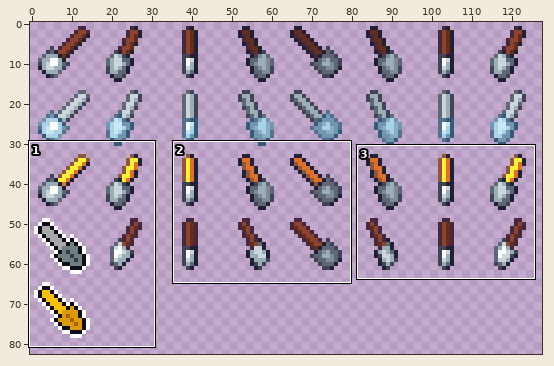
One commit to this pixel-art file: gfx/items.aseprite. The picture above shows the old version from afar; the outline marks the close-up.
Close-up. Old version:
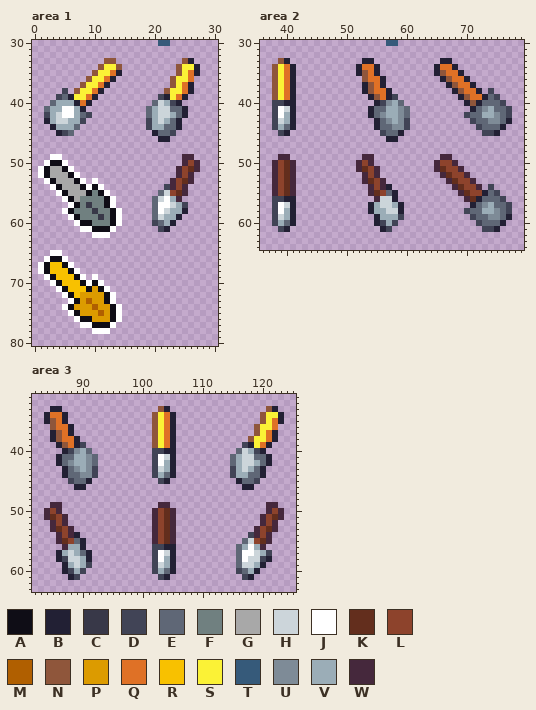
128x128 pixels, 1 frame. Shown: area 1: x 0..30, y 30..80; area 2: x 36..79, y 30..64; area 3: x 82..125, y 31..63. The wide view leaves out empty margins.
Palette (. is transparent): A #0f0d16  B #222034  C #383848  D #414456  E #5f6776  F #708080  G #a8a8a8  H #ccd5da  J #ffffff  K #632e1d  L #8d432c  M #b05f00  N #8f563b  P #dc9b00  Q #df7126  R #f8c100  S #fbf236  T #365a7a  U #7e8b97  V #9badb7  W #45283c
New version:
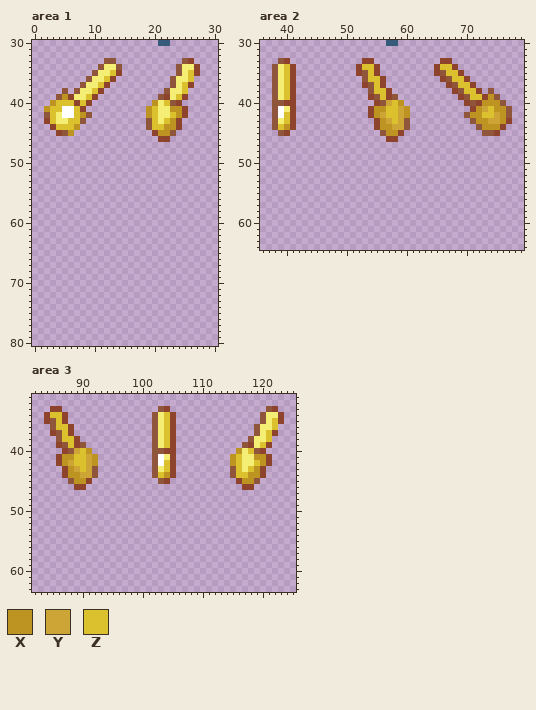
Colours new in this view: X #bd9421  Y #cda536  Z #dcc12e
From old to new:
colour S: #fbf236 -> #f4ee74
Area 1:
y 33: x 26 B -> L
y 34: x 27 B -> L
y 35: x 13..14 QB -> ZL; x 26..27 QB -> ZL
y 36: x 12..13 QB -> ZL; x 26 Q -> Z
y 37: x 11..12 QB -> ZL; x 25..26 QB -> ZL
y 38: x 5 D -> N; x 10..11 QB -> ZL; x 25..26 QB -> Z.
y 39: x 4..6 DEB -> NXL; x 9..10 QB -> ZL; x 21..22 DB -> NL; x 24..25 QB -> ZL
y 40: x 3..9 EVVVBQB -> XZZZLZL; x 20..24 EHVDB -> XSZNL
y 41: x 2..4 EVV -> XZZ; x 7..8 VB -> ZL; x 19..25 EVHHEEB -> XZSSXXL
y 42: x 2..4 DVH -> NZS; x 7..9 VED -> ZXN; x 19..25 EVHHVEB -> XZSSZXL
y 43: x 2..8 BVHHVVD -> LZSSZZN; x 19..24 DVHVEB -> NZSZXL
y 44: x 3..7 BVVVE -> LZZZX; x 19..24 DVVEEB -> NZZXXL
y 45: x 4..6 BDE -> LNX; x 20..23 BEED -> LXXN
y 46: x 21..22 BB -> LL
y 49: x 3..4 JJ -> ..; x 25..26 WW -> ..
y 50: x 2..5 JAAJ -> ....; x 25..27 WLW -> ...
y 51: x 1..6 JAGGAJ -> ......; x 24..27 WLKW -> ....
y 52: x 1..7 JAGGGAJ -> .......; x 24..26 WLW -> ...
y 53: x 2..8 JAGGGAJ -> .......; x 10 J -> .; x 23..26 WLKW -> ....
y 54: x 3..11 JAGGGAJAJ -> .........; x 22..25 DWLW -> ....
y 55: x 4..12 JAGGGAFAJ -> .........; x 21..25 EHLKW -> .....
y 56: x 5..13 JAGFFFFAJ -> .........; x 20..24 EHJVW -> .....
y 57: x 6..13 JAFCFFAJ -> ........; x 20..25 EJJHVD -> ......
y 58: x 5..14 JAFFFCFFAJ -> ..........; x 20..25 EJHVVB -> ......
y 59: x 6..14 JAFFFCFAJ -> .........; x 20..24 EHVVB -> .....
y 60: x 7..14 JAAFFFAJ -> ........; x 20..23 DEVB -> ....
y 61: x 8..13 JJAAAJ -> ......; x 21..22 DB -> ..
y 62: x 10..12 JJJ -> ...
y 65: x 3..4 JJ -> ..
y 66: x 2..5 JAAJ -> ....
y 67: x 1..6 JARRAJ -> ......
y 68: x 1..7 JARRRAJ -> .......
y 69: x 2..8 JARRRAJ -> .......; x 10 J -> .
y 70: x 3..11 JARRRAJAJ -> .........
y 71: x 4..12 JARRRAPAJ -> .........
y 72: x 5..13 JARPPPPAJ -> .........
y 73: x 6..13 JAPMPPAJ -> ........
y 74: x 5..14 JAPPPMPPAJ -> ..........
y 75: x 6..14 JAPPPMPAJ -> .........
y 76: x 7..14 JAAPPPAJ -> ........
y 77: x 8..13 JJAAAJ -> ......
y 78: x 10..12 JJJ -> ...
Area 2:
y 33: x 40 B -> L; x 53..54 BB -> LL; x 66..67 BB -> LL
y 34: x 40..41 QB -> ZL; x 52..55 BQQB -> LZZL; x 65..68 BQQB -> LZZL
y 35: x 40..41 QB -> ZL; x 52 B -> L; x 54..55 QB -> ZL; x 65 B -> L; x 67..69 QQB -> ZZL
y 36: x 40..41 QB -> ZL; x 54..56 QQB -> ZZL; x 66 B -> L; x 68..70 QQB -> ZZL
y 37: x 40..41 QB -> ZL; x 53 B -> L; x 55..56 QB -> ZL; x 67 B -> L; x 69..71 QQB -> ZZL
y 38: x 40..41 QB -> ZL; x 53 B -> .; x 55..57 QQB -> ZZL; x 68 B -> L; x 70..72 QQB -> ZZL; x 74 D -> N
y 39: x 40..41 QB -> ZL; x 54 B -> L; x 56..58 QBD -> ZLN; x 69 B -> L; x 71..75 QQBED -> ZZLXN
y 40: x 38..41 DDBB -> NNLL; x 55..59 BDUVE -> LNYZX; x 70 B -> L; x 72..76 BEEED -> LXXXN
y 41: x 38 D -> N; x 40..41 HB -> SL; x 54..60 BEEVVUE -> LXXZZYX; x 71..77 BEUVEED -> LXYZXXN
y 42: x 38 D -> N; x 40..41 VB -> ZL; x 54..60 BEUVVUE -> LXYZZYX; x 70..77 DEEVVUED -> NXXZZYXN
y 43: x 38..41 DHVB -> NSZL; x 55..60 BEUVUD -> LXYZYN; x 71..77 DEEUUEB -> NXXYYXL
y 44: x 38..41 DVEB -> NZXL; x 55..60 BEEUUD -> LXXYYN; x 72..76 DEEEB -> NXXXL
y 45: x 39..40 DB -> NL; x 56..59 DEEB -> NXXL; x 73..75 DDB -> NNL
y 46: x 57..58 BB -> LL
y 49: x 39..40 WW -> ..; x 53..54 WW -> ..; x 66..67 WW -> ..
y 50: x 38..41 WLKW -> ....; x 52..54 WLW -> ...; x 65..68 WLLW -> ....
y 51: x 38..41 WLKW -> ....; x 52..55 WKLW -> ....; x 65..69 WKLLW -> .....
y 52: x 38..41 WLKW -> ....; x 53..55 WLW -> ...; x 66..70 WKLLW -> .....
y 53: x 38..41 WLKW -> ....; x 53..56 WKLW -> ....; x 67..71 WKLLW -> .....
y 54: x 38..41 WLKW -> ....; x 54..57 WLWB -> ....; x 68..72 WKLLW -> .....; x 74 D -> .
y 55: x 38..41 WLKW -> ....; x 54..58 WKLEB -> .....; x 69..75 WKLLBED -> .......
y 56: x 38..41 DDBB -> ....; x 55..58 WHHB -> ....; x 70..76 WKBEEED -> .......
y 57: x 38..41 DJHB -> ....; x 54..59 BVHHVB -> ......; x 71..77 BEUVEED -> .......
y 58: x 38..41 DJVB -> ....; x 54..59 BVVHHB -> ......; x 70..77 DEEVVUED -> ........
y 59: x 38..41 DHVB -> ....; x 55..59 BVVVD -> .....; x 71..77 DEEUUEB -> .......
y 60: x 38..41 DVEB -> ....; x 55..58 BDVD -> ....; x 72..76 DEEEB -> .....
y 61: x 39..40 DB -> ..; x 56..57 BD -> ..; x 73..75 DDB -> ...
Area 3:
y 33: x 85..86 BB -> LL; x 104 B -> L; x 122 B -> L
y 34: x 84..87 BQQB -> LZZL; x 104..105 QB -> ZL; x 123 B -> L
y 35: x 84 B -> L; x 86..87 QB -> ZL; x 104..105 QB -> ZL; x 122..123 QB -> ZL
y 36: x 86..88 QQB -> ZZL; x 104..105 QB -> ZL; x 122 Q -> Z
y 37: x 85 B -> L; x 87..88 QB -> ZL; x 104..105 QB -> ZL; x 121..122 QB -> ZL
y 38: x 85 B -> .; x 87..89 QQB -> ZZL; x 104..105 QB -> ZL; x 121..122 QB -> Z.
y 39: x 86 B -> L; x 88..90 QBD -> ZLN; x 104..105 QB -> ZL; x 117..118 DB -> NL; x 120..121 QB -> ZL
y 40: x 87..91 BDUVE -> LNYZX; x 102..105 DDBB -> NNLL; x 116..120 EHVDB -> XSZNL
y 41: x 86..92 BEEVVUE -> LXXZZYX; x 102 D -> N; x 104..105 HB -> SL; x 115..121 EVHHEEB -> XZSSXXL
y 42: x 86..92 BEUVVUE -> LXYZZYX; x 102 D -> N; x 104..105 VB -> ZL; x 115..121 EVHHVEB -> XZSSZXL
y 43: x 87..92 BEUVUD -> LXYZYN; x 102..105 DHVB -> NSZL; x 115..120 DVHVEB -> NZSZXL
y 44: x 87..92 BEEUUD -> LXXYYN; x 102..105 DVEB -> NZXL; x 115..120 DVVEEB -> NZZXXL
y 45: x 88..91 DEEB -> NXXL; x 103..104 DB -> NL; x 116..119 BEED -> LXXN
y 46: x 89..90 BB -> LL; x 117..118 BB -> LL
y 49: x 85..86 WW -> ..; x 103..104 WW -> ..; x 121..122 WW -> ..
y 50: x 84..86 WLW -> ...; x 102..105 WLKW -> ....; x 121..123 WLW -> ...
y 51: x 84..87 WKLW -> ....; x 102..105 WLKW -> ....; x 120..123 WLKW -> ....
y 52: x 85..87 WLW -> ...; x 102..105 WLKW -> ....; x 120..122 WLW -> ...
y 53: x 85..88 WKLW -> ....; x 102..105 WLKW -> ....; x 119..122 WLKW -> ....
y 54: x 86..89 WLWB -> ....; x 102..105 WLKW -> ....; x 118..121 DWLW -> ....
y 55: x 86..90 WKLEB -> .....; x 102..105 WLKW -> ....; x 117..121 EHLKW -> .....
y 56: x 87..90 WVVB -> ....; x 102..105 DDBB -> ....; x 116..120 EVJVW -> .....
y 57: x 86..91 BVHVEB -> ......; x 102..105 DJHB -> ....; x 116..121 EJJHVD -> ......
y 58: x 86..91 BDHHVB -> ......; x 102..105 DJVB -> ....; x 116..121 EJHHDB -> ......
y 59: x 87..91 BVHVD -> .....; x 102..105 DHVB -> ....; x 116..120 EHHVB -> .....
y 60: x 87..90 BDVD -> ....; x 102..105 DVEB -> ....; x 116..119 DEVB -> ....
y 61: x 88..89 BD -> ..; x 103..104 DB -> ..; x 117..118 DB -> ..
